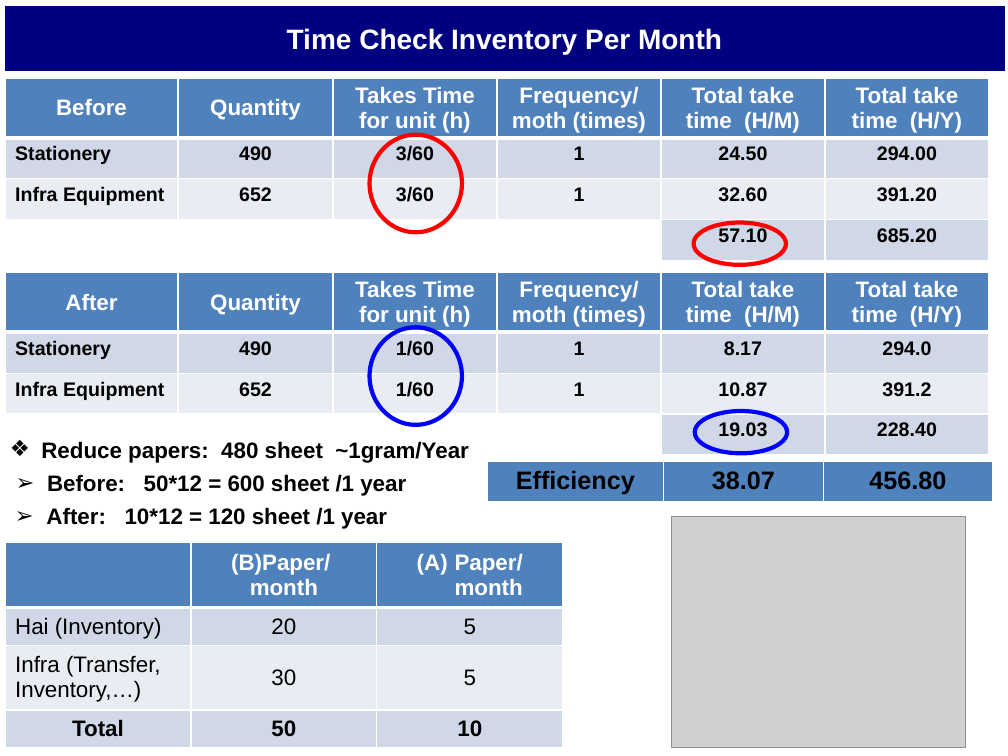
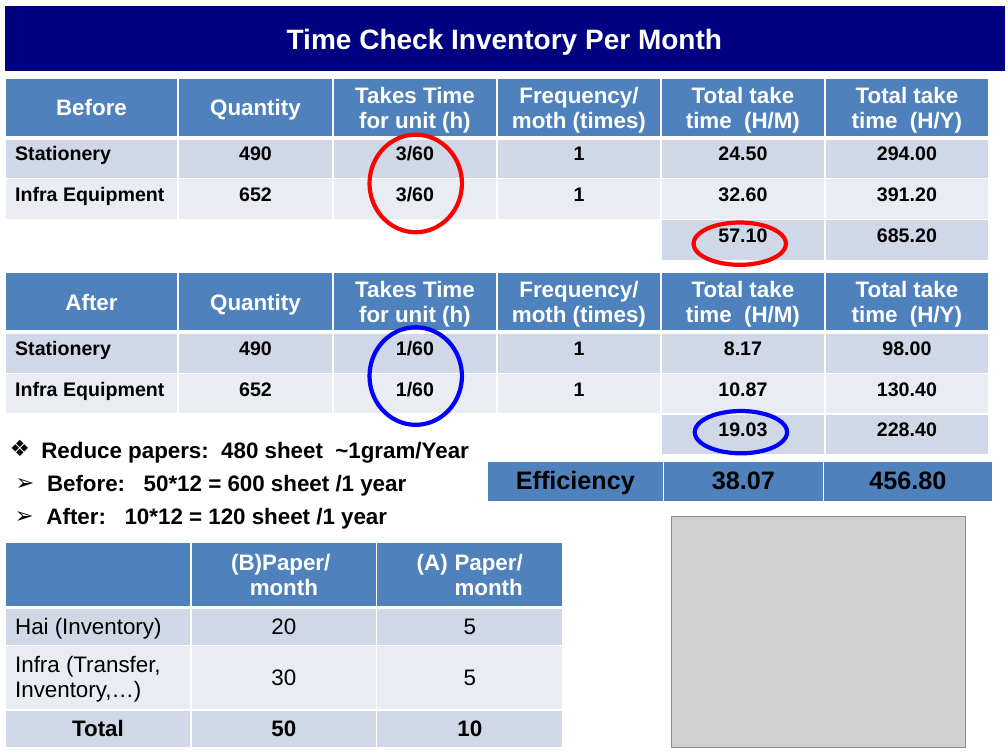
Before and after one commit to thietbicongnghevietnam/ReportPSNV, a slide deck: slide 12 of Report_Nguyen Nhu Minh.pptx. Drawn at 1008x756 pixels with LibreOffice and Linux fonts; fonts in the diff are those of the drawing; grey boxes stand for pictures. Boxes give left, top, right and bottom in pixels: in the first picture for what was removed or moved away, otherwise in the second. Text is boxed around its words. In the diff, an @@ line names an element or a change of style, - is before the commit and + after.

```diff
--- a/Report_Nguyen Nhu Minh.pptx
+++ b/Report_Nguyen Nhu Minh.pptx
@@ table at [5, 272, 991, 459] @@
-row 2, column 6: 294.0
+row 2, column 6: 98.00
-row 3, column 6: 391.2
+row 3, column 6: 130.40
```
Also in this commit, not shown: 4 other slides changed, 2 other files.
